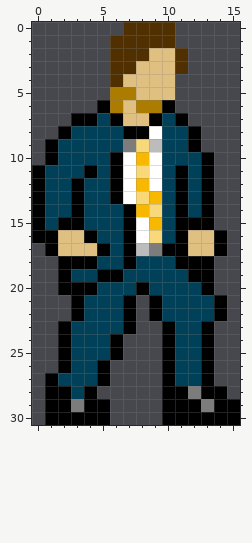
One commit to this pixel-art sprite: characters/enemies/bishop_idle_right.png. The picture above is the old version.
The file is 16x31 pixels.
New version:
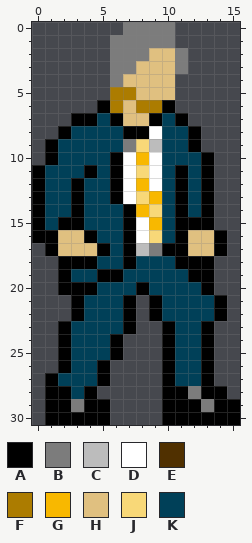
Palette (. is transparent): A #000000  B #7c7c7c  C #bcbcbc  D #ffffff  E #503000  F #ac7c00  G #f8b800  H #e0c080  J #f8d878  K #004058
Edits made:
@@ x 4..13 @@
- 0 ...EEEE...
- 1 ..EEEEE...
- 2 ..EEEHHE..
- 3 ..EEHHHE..
- 4 ..EHHHH...
+ 0 ...BBBB...
+ 1 ..BBBBB...
+ 2 ..BBBHHB..
+ 3 ..BBHHHB..
+ 4 ..BHHHH...
  5 ..FFHHH...
Pixel boxes of the changes (left, top, right, bottom) in both pictures:
changed: (110, 22, 188, 87)
